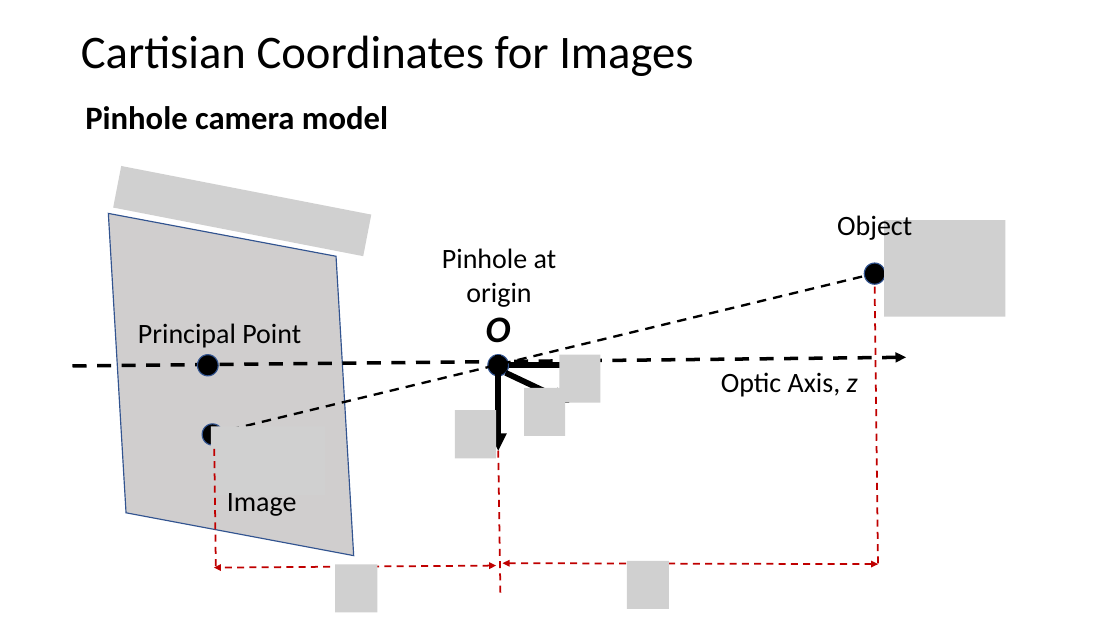
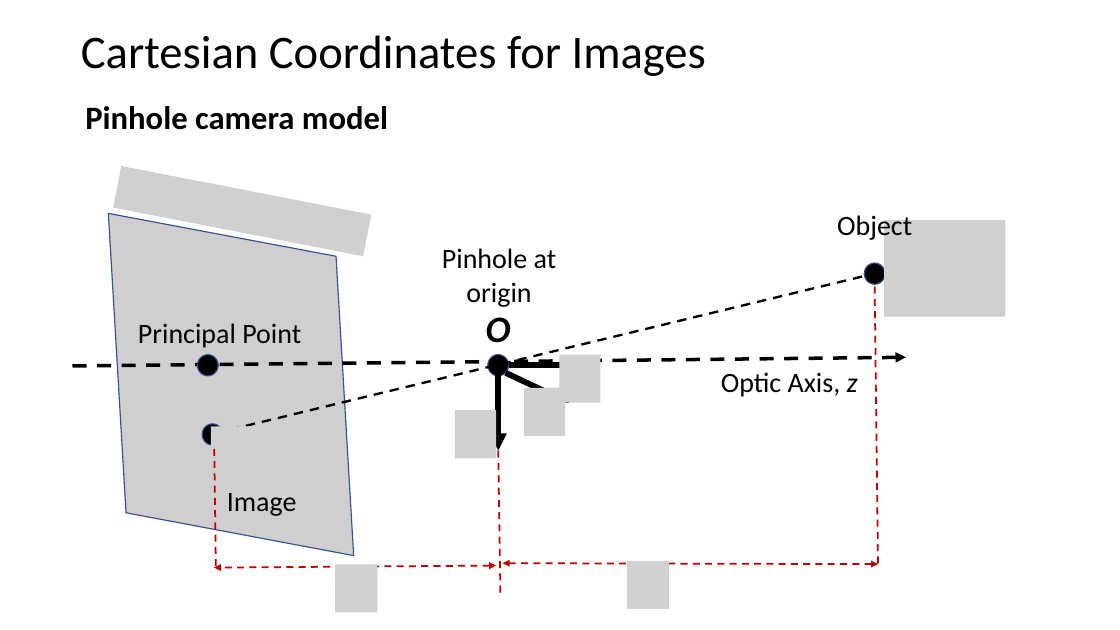
Before and after one commit to StephenElston/CSCI-E25, a slide deck: slide 14 of Slides/9_HomographyProjection.pptx (slide 10 before the commit). Drawn at 1120x630 pixels with LibreOffice and Linux fonts; fonts in the diff are those of the drawing; grey boxes stand for pictures. Boxes give left, top, right and bottom in pixels: in the first picture for what was removed or moved away, otherwise in the second. Text is boxed around its words. In the diff, an @@ line names an element or a change of style, - is before the commit and + after.

```diff
--- a/Slides/9_HomographyProjection.pptx
+++ b/Slides/9_HomographyProjection.pptx
@@ title at bbox=[81, 35, 706, 76]: text changed @@
-Cartisian Coordinates for Images
+Cartesian Coordinates for Images
```
Also in this commit, not shown: 3 other slides changed, 4 slides added.
